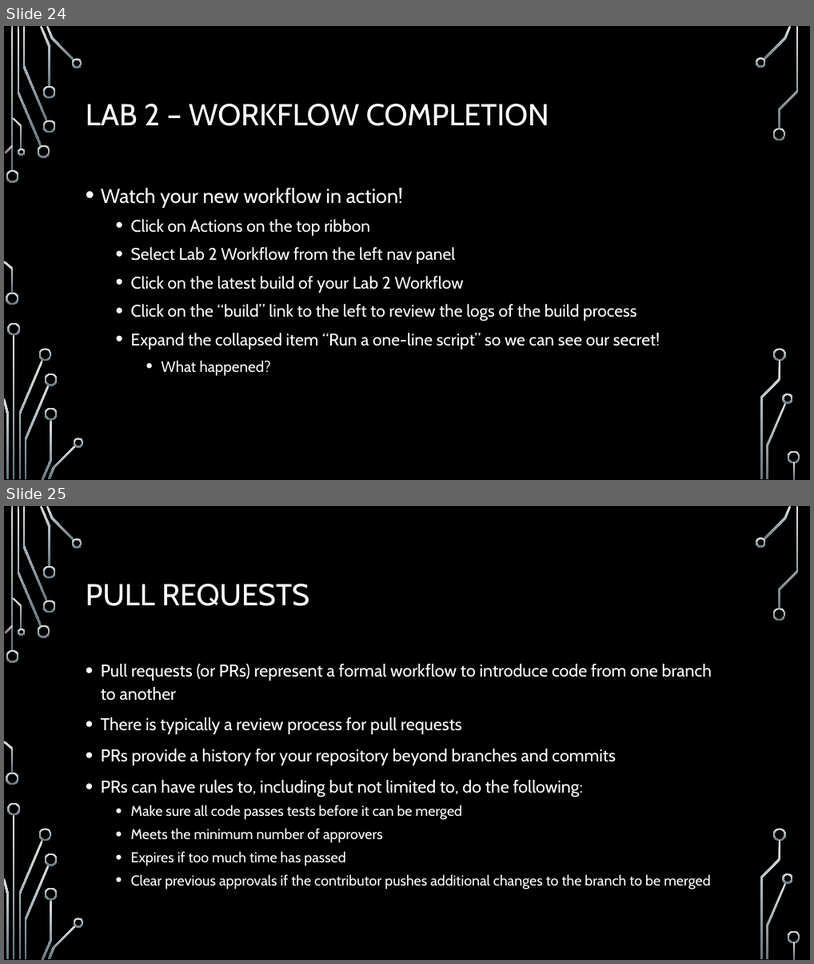
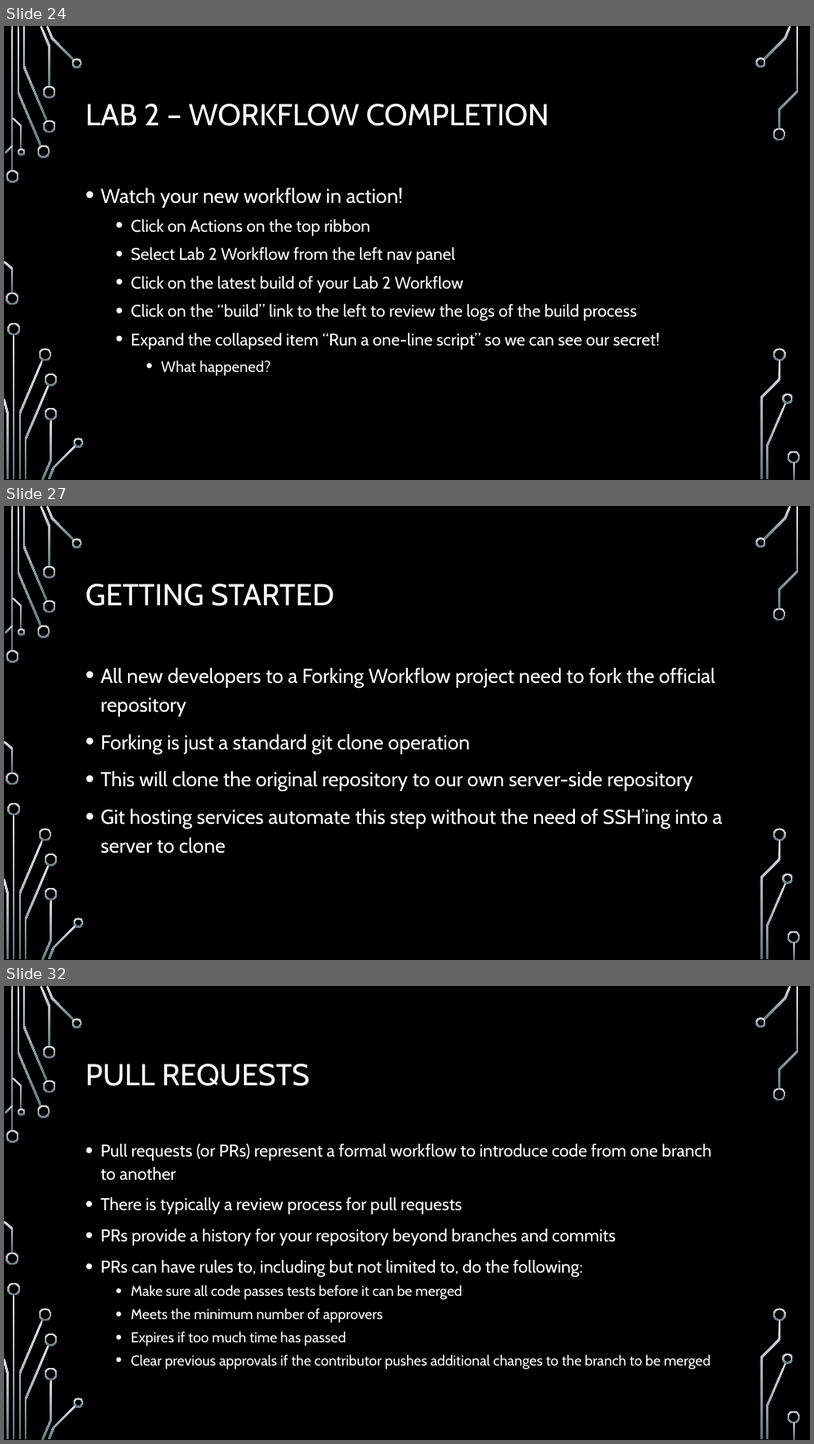
Before and after one commit to onideus/github-101-website, a slide deck: resources/Advanced github topics.pptx. Shown one above the other, each under a label of ours: slides 24 and 25 before the commit, slides 24, 27 and 32 after it; the slides between them are not shown. The pictures are 814x964 and 814x1444 pixels, drawn with LibreOffice and Linux fonts; fonts in the diff are those of the drawing; background and template pictures are left out. Boxes give left, top, right and bottom in pixels: in the first picture for what was removed or moved away, otherwise in the second. Text is boxed around its words. In the diff, an @@ line names an element or a change of style, - is before the commit and + after.

```diff
--- a/resources/Advanced github topics.pptx
+++ b/resources/Advanced github topics.pptx
@@ slide 27 added at <box>4,506,810,960</box>, background picture (left out); not listed: 36 template elements that a slide beside it also shows @@
@@ title added at <box>86,584,334,606</box>, 36 pt, text #FFFFFF @@
+GETTING STARTED
@@ text added at <box>101,668,722,853</box>, 24 pt, text #FFFFFF @@
+• All new developers to a Forking Workflow project need to fork the official repository
+• Forking is just a standard git clone operation
+• This will clone the original repository to our own server-side repository
+• Git hosting services automate this step without the need of SSH’ing into a server to clone
@@ what was slide 25 is now slide 32 @@
```
Also in this commit, not shown: 6 other slides added.
